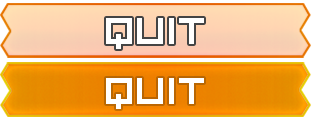
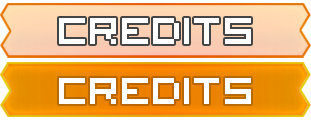
Before/after of a w=311, h=120 layered artwork. What changed in the layer stack:
renamed "quit" to "t", painted on it over [59, 78, 251, 109]
renamed "quit" to "Credits", painted on it over [59, 18, 251, 49]
